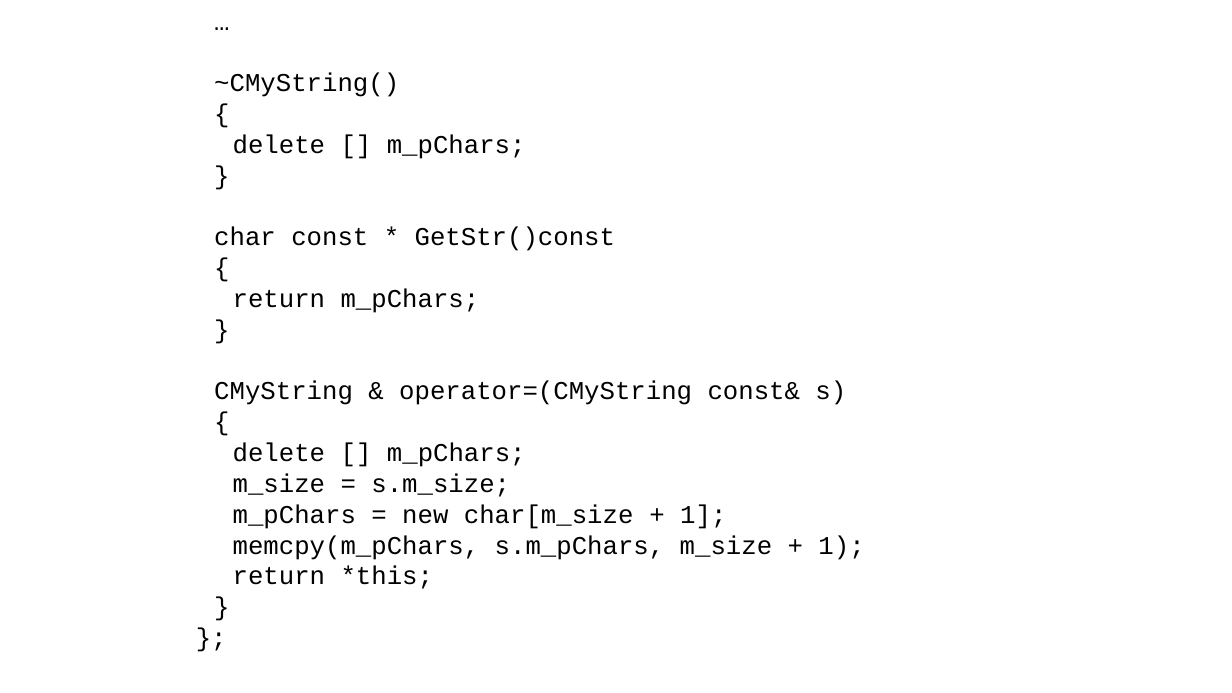
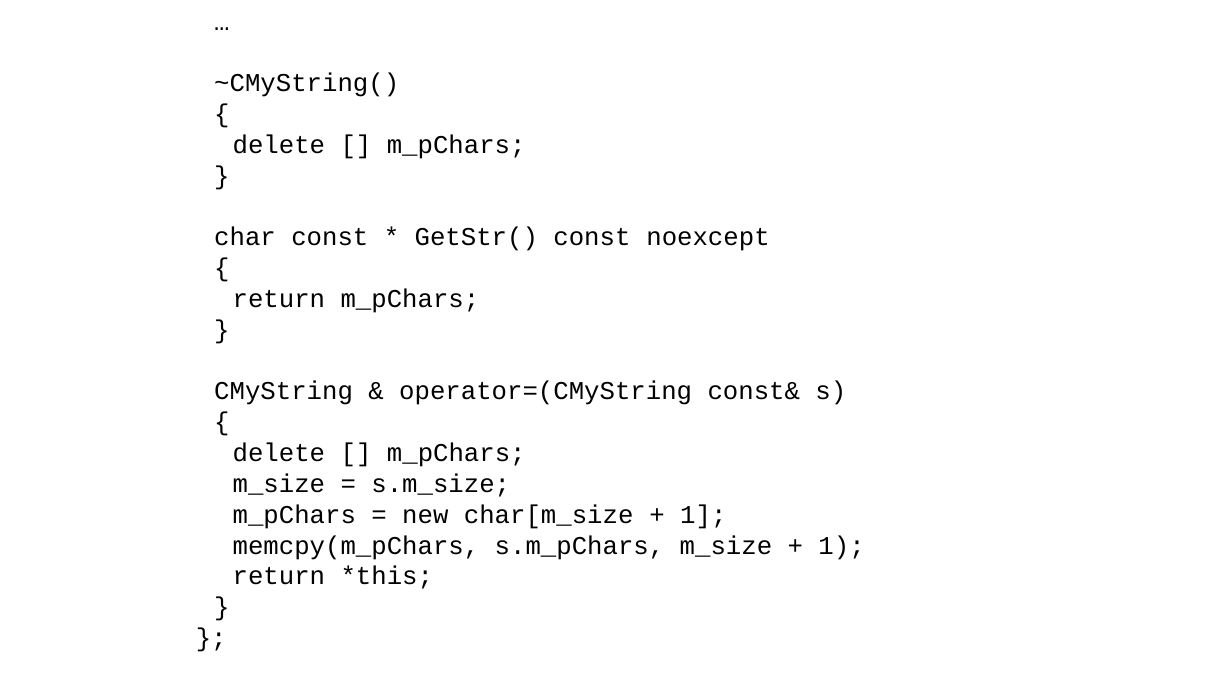
Before and after one commit to alexey-malov/oop, a slide deck: slide 64 of lectures/05/Обработка ошибок и исключительных ситуаций.pptx (slide 63 before the commit). Drawn at 1232x693 pixels with LibreOffice and Linux fonts; fonts in the diff are those of the drawing. Boxes give left, top, right and bottom in pixels: in the first picture for what was removed or moved away, otherwise in the second. Text is boxed around its words. In the diff, an @@ line names an element or a change of style, - is before the commit and + after.

```diff
--- a/lectures/05/Обработка ошибок и исключительных ситуаций.pptx
+++ b/lectures/05/Обработка ошибок и исключительных ситуаций.pptx
@@ text at box(214, 227, 769, 251): text changed @@
-char const * GetStr()const
+char const * GetStr() const noexcept
```
Also in this commit, not shown: 3 other slides changed, 1 slide added.
